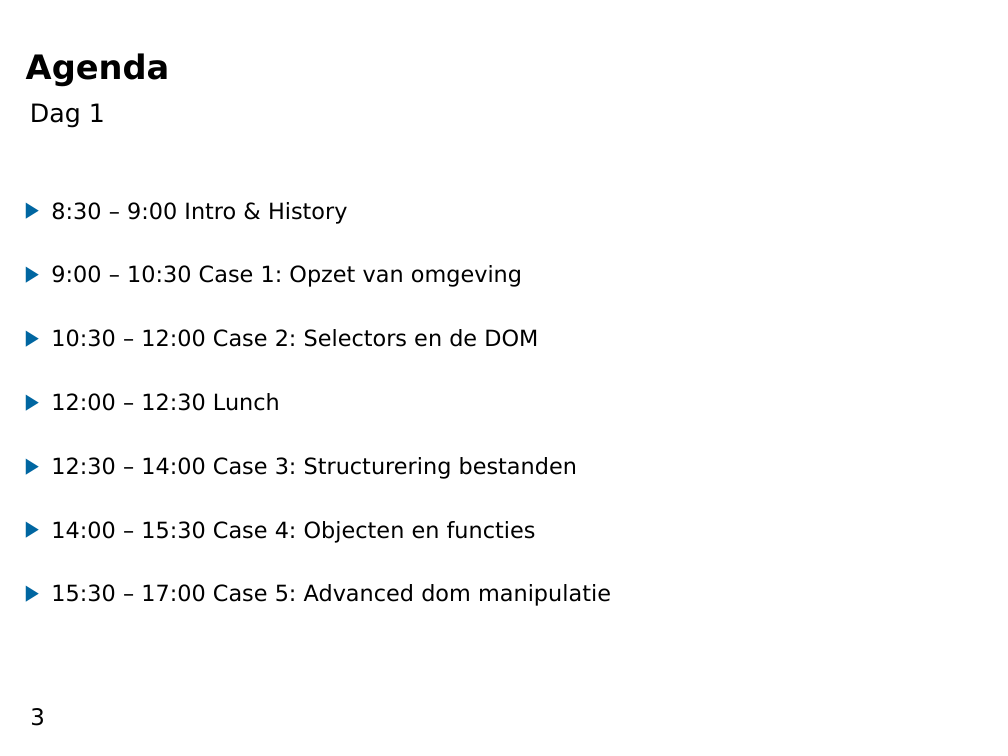
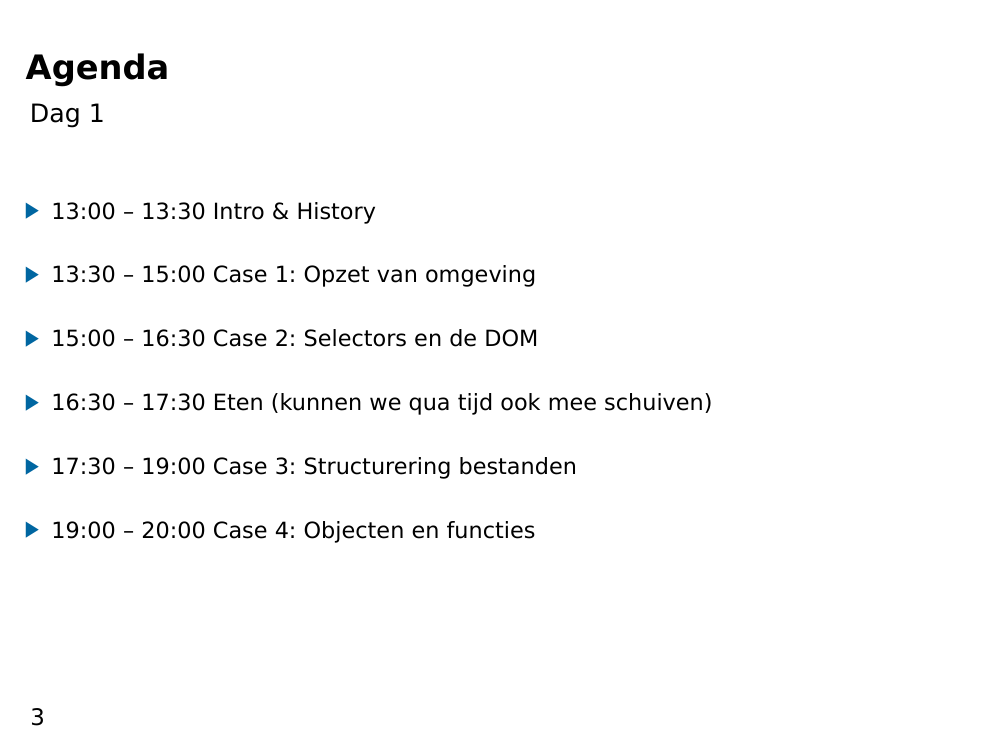
Before and after one commit to pawjanssen/javascript_training, a slide deck: slide 3 of opdrachten/Presentaties/intro_dag_1.odp. Drawn at 1008x756 pixels with LibreOffice and Linux fonts; fonts in the diff are those of the drawing; background and template pictures are left out. Boxes give left, top, right and bottom in pixels: in the first picture for what was removed or moved away, otherwise in the second. Text is boxed around its words. In the diff, an @@ line names an element or a change of style, - is before the commit and + after.

```diff
--- a/opdrachten/Presentaties/intro_dag_1.odp
+++ b/opdrachten/Presentaties/intro_dag_1.odp
@@ text at bbox=[51, 202, 712, 543]: text changed @@
-▶ 8:30 – 9:00 Intro & History
-▶ 9:00 – 10:30 Case 1: Opzet van omgeving
-▶ 10:30 – 12:00 Case 2: Selectors en de DOM
-▶ 12:00 – 12:30 Lunch
-▶ 12:30 – 14:00 Case 3: Structurering bestanden
-▶ 14:00 – 15:30 Case 4: Objecten en functies
-▶ 15:30 – 17:00 Case 5: Advanced dom manipulatie
+▶ 13:00 – 13:30 Intro & History
+▶ 13:30 – 15:00 Case 1: Opzet van omgeving
+▶ 15:00 – 16:30 Case 2: Selectors en de DOM
+▶ 16:30 – 17:30 Eten (kunnen we qua tijd ook mee schuiven)
+▶ 17:30 – 19:00 Case 3: Structurering bestanden
+▶ 19:00 – 20:00 Case 4: Objecten en functies
```
Also in this commit, not shown: 2 slides added, 1 other file.
